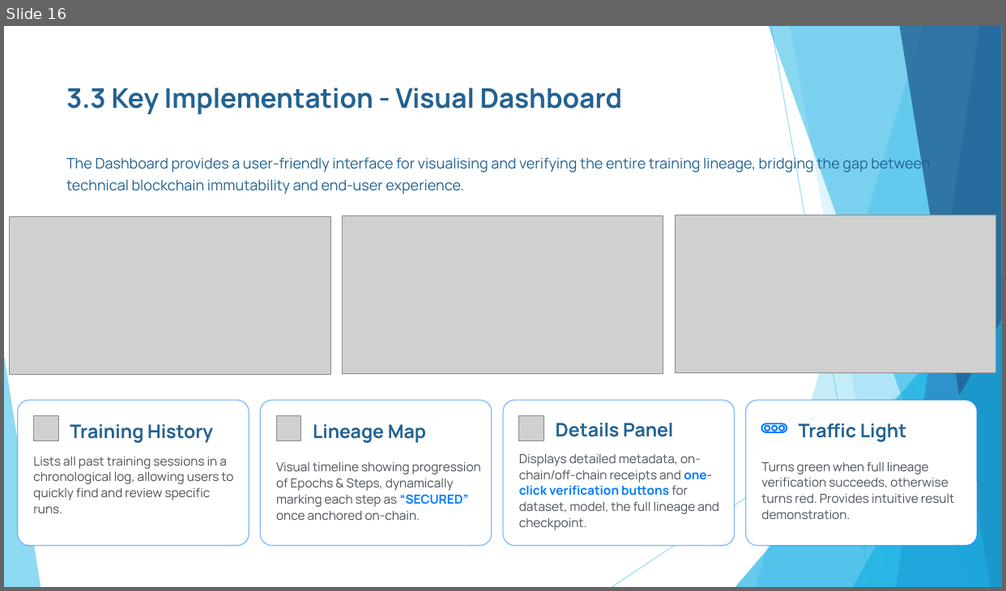
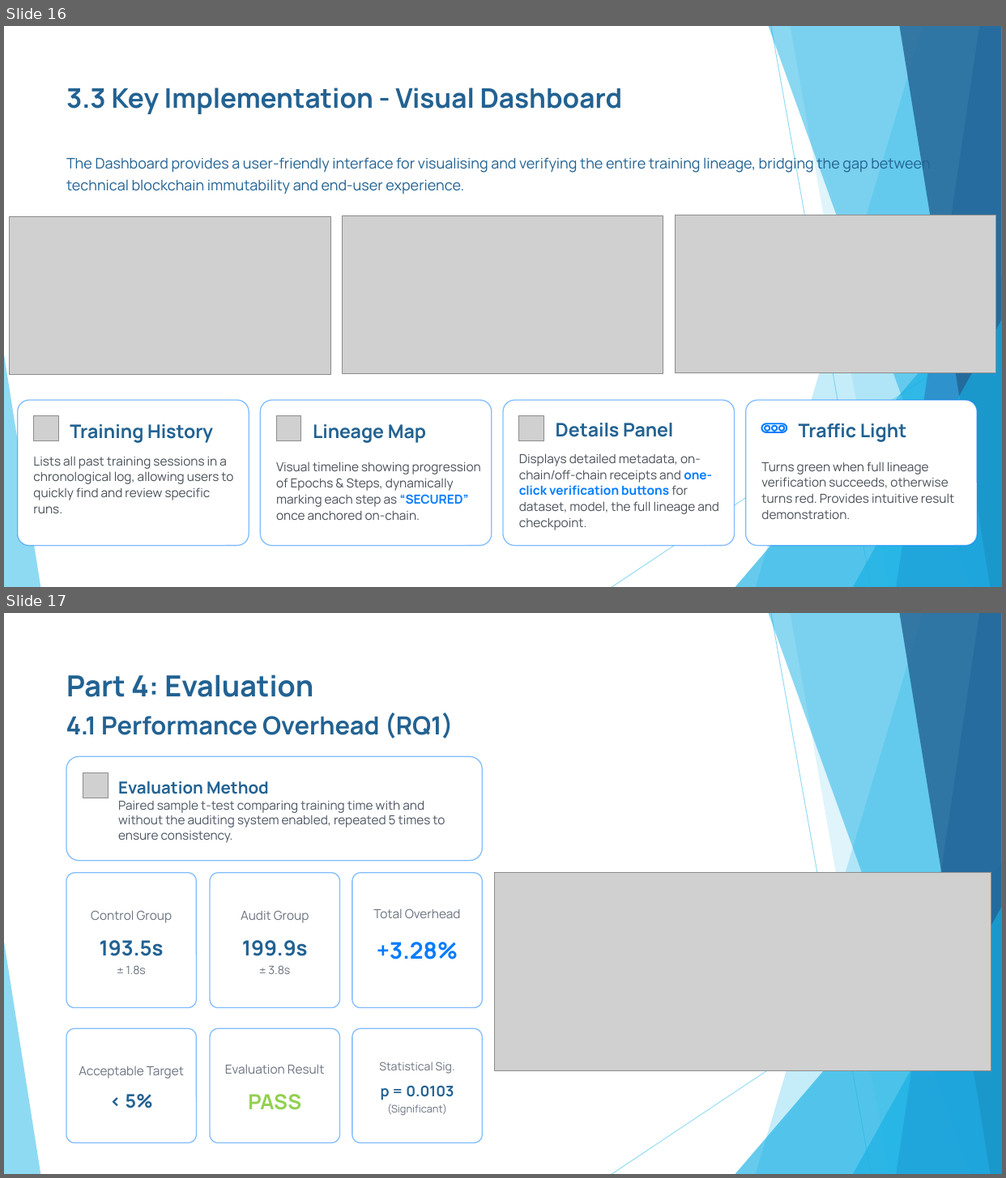
Before and after one commit to xinyuanhu1066/capstone-project, a slide deck: docs/Assessment_3_Presentation.pptx. Shown one above the other, each under a label of ours: slide 16 before the commit, slides 16 and 17 after it. The pictures are 1006x591 and 1006x1178 pixels, drawn with LibreOffice and Linux fonts; fonts in the diff are those of the drawing; grey boxes stand for pictures. Boxes give left, top, right and bottom in pixels: in the first picture for what was removed or moved away, otherwise in the second. Text is boxed around its words. In the diff, an @@ line names an element or a change of style, - is before the commit and + after.

Commit message:
docs: assessment 3: add part 4 slides for presentation

```diff
--- a/docs/Assessment_3_Presentation.pptx
+++ b/docs/Assessment_3_Presentation.pptx
@@ slide 17 added at (4,613,1002,1174), background #FFFFFF; not listed: 10 template elements that a slide beside it also shows @@
@@ text added at (66,675,313,697), 28 pt, text #226292, bold @@
+Part 4: Evaluation
@@ text added at (66,713,454,739), 24 pt, text #226292, bold @@
+4.1 Performance Overhead (RQ1)
@@ rounded rectangle added at (66,756,483,861), fill #FFFFFF, outline #7FBDFF 1 pt @@
@@ picture added at (83,773,108,798) @@
@@ text added at (118,781,445,843), 12 pt, text #4B5563 @@
+Evaluation Method
+Paired sample t-test comparing training time with and without the auditing system enabled, repeated 5 times to ensure consistency.
@@ rounded rectangle added at (66,873,197,1008), fill #FFFFFF, outline #7FBDFF 1 pt @@
@@ rounded rectangle added at (210,873,340,1008), fill #FFFFFF, outline #7FBDFF 1 pt @@
@@ rounded rectangle added at (352,873,483,1008), fill #FFFFFF, outline #007BFF 1 pt @@
@@ picture added at (495,873,991,1071) @@
@@ text added at (91,910,172,974), 12 pt, text #6B7280 @@
+Control Group
+193.5s
+± 1.8s
@@ text added at (241,911,309,974), 12 pt, text #6B7280 @@
+Audit Group
+199.9s
+± 3.8s
@@ text added at (373,909,461,960), 12 pt, text #6B7280 @@
+Total Overhead
++3.28%
@@ rounded rectangle added at (66,1029,197,1144), fill #FFFFFF, outline #7FBDFF 1 pt @@
@@ rounded rectangle added at (210,1029,340,1144), fill #FFFFFF, outline #7FBDFF 1 pt @@
@@ rounded rectangle added at (352,1029,483,1144), fill #FFFFFF, outline #7FBDFF 1 pt @@
@@ text added at (79,1067,184,1109), 12 pt, text #6B7280 @@
+Acceptable Target
+< 5%
@@ text added at (225,1065,325,1110), 12 pt, text #6B7280 @@
+Evaluation Result
+PASS
@@ text added at (379,1062,455,1115), 11 pt, text #6B7280 @@
+Statistical Sig.
+p = 0.0103
+(Significant)
```
Also in this commit, not shown: 6 other slides added.
